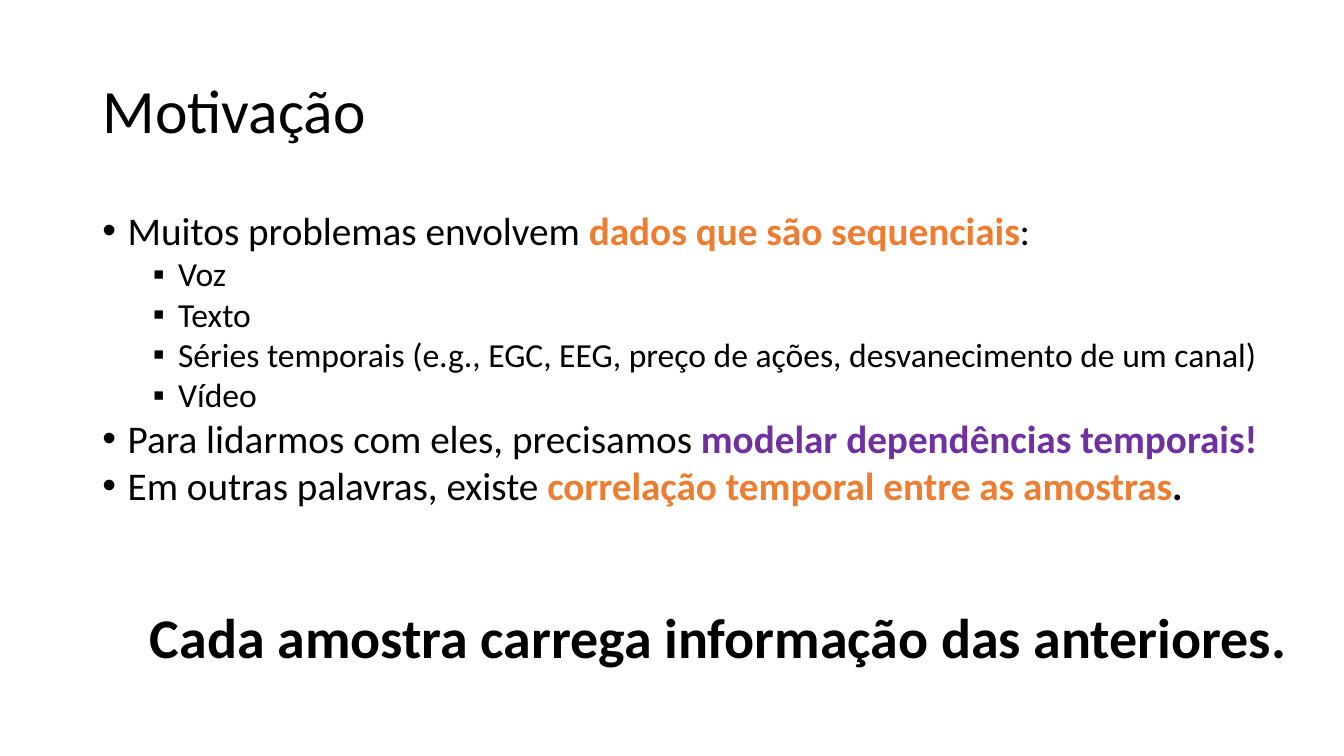
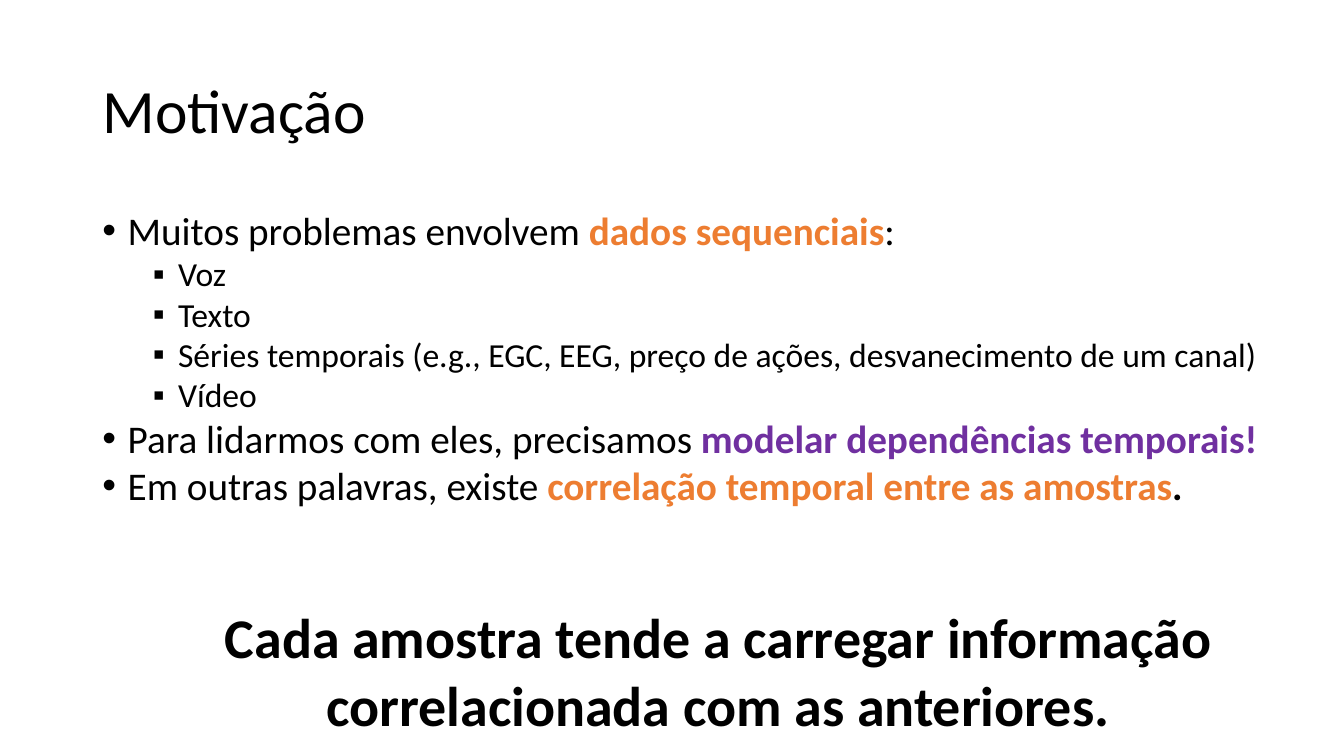
Before and after one commit to zz4fap/c24_inteligencia_artificial, a slide deck: slide 2 of slides/C24_RNN.pptx. Drawn at 1344x756 pixels with LibreOffice and Linux fonts; fonts in the diff are those of the drawing. Boxes give left, top, right and bottom in pixels: in the first picture for what was removed or moved away, otherwise in the second. Text is boxed around its words. In the diff, an @@ line names an element or a change of style, - is before the commit and + after.

Commit message:
new slides

```diff
--- a/slides/C24_RNN.pptx
+++ b/slides/C24_RNN.pptx
@@ text at (x1=128, y1=217, x2=895, y2=252): text changed @@
-• Muitos problemas envolvem dados que são sequenciais:
+• Muitos problemas envolvem dados sequenciais:
@@ text at (x1=225, y1=618, x2=1211, y2=727): text changed @@
-Cada amostra carrega informação das anteriores.
+Cada amostra tende a carregar informação correlacionada com as anteriores.
```
Also in this commit, not shown: 3 other slides changed, 1 slide added.
